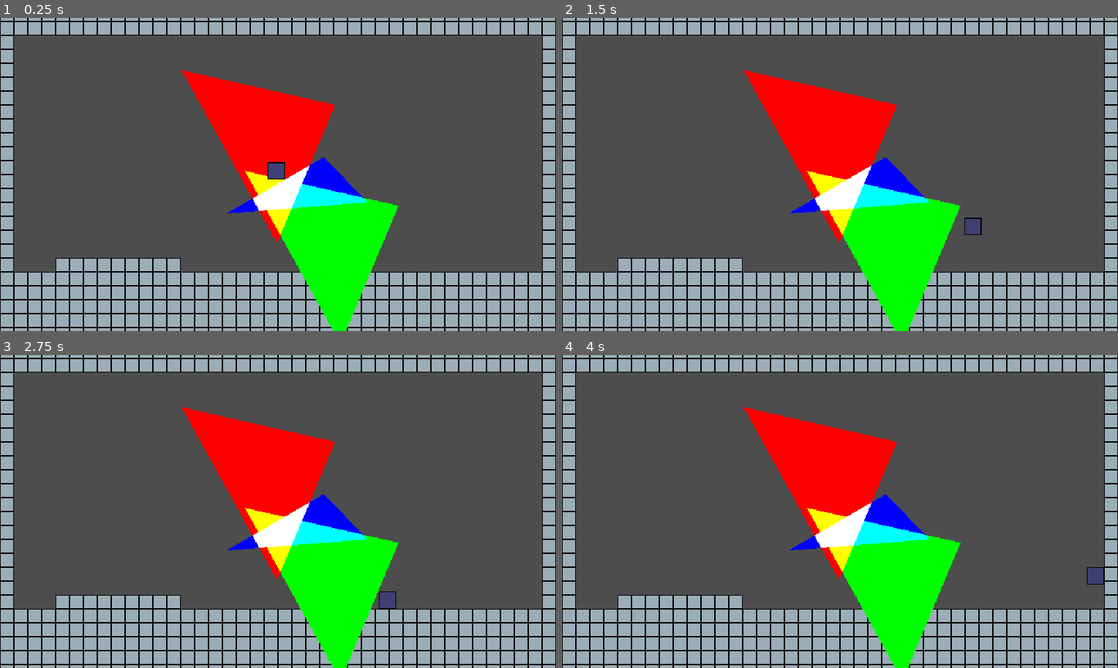
Above: before the commit, frames 1-4 (two rows, left to right).
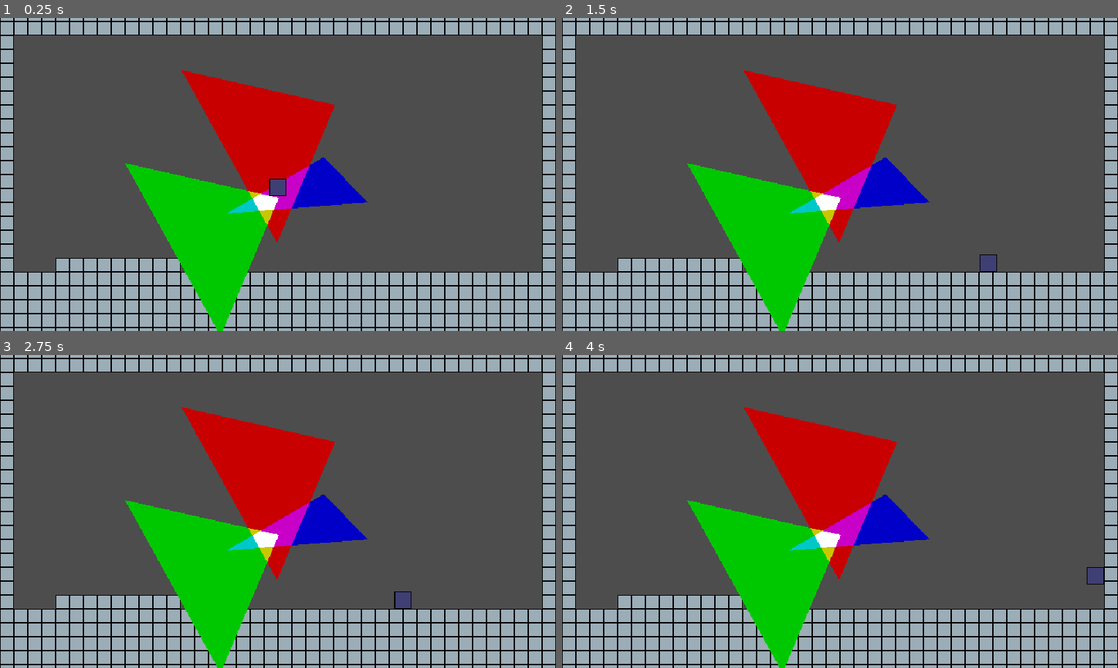
Above: after the commit, the same moments.

Repository: robotmaster/game-off-2026
Game: Godot game, scene res://scenes/room1.tscn
Same seed, same stepped clock (60 frames per second), same inputs: the game is played once before the commit and once after it.
Inputs:
- Up to frame 1 (0.25 s): no input
- Up to frame 2 (1.5 s): tap Enter at 0.5 s; hold Right (right) from 0.53 s (still down); tap Up (up) at 0.77 s
- Up to frame 3 (2.75 s): tap Up (up) at 1.52 s; release Right (right) at 2.03 s; hold Left (left) from 2.03 s (still down)
- Up to frame 4 (4 s): release Left (left) at 2.78 s; hold Right (right) from 2.78 s (still down); tap Up (up) at 3.02, 3.77 s

The runs differ from the first frame. In frame 1, 19% of the frame differs, in the area x 22-72%, y 16-100%; in frame 2, 20%, in the area x 22-79%, y 16-100%; in frame 3, 20%; in frame 4, 19%.

Commit message:
made support for 3 polygons

Diff:
--- a/game-off-2026/scenes/room1.tscn
+++ b/game-off-2026/scenes/room1.tscn
@@ -18,10 +18,11 @@
 	zoom = Vector2(1, 1)
 "
 
-[node name="Room1" type="Node2D" unique_id=1685634979 node_paths=PackedStringArray("color_1", "color_2", "intersection_static_body")]
+[node name="Room1" type="Node2D" unique_id=1685634979 node_paths=PackedStringArray("color_1_parent", "color_2_parent", "color_3_parent", "intersection_static_body")]
 script = ExtResource("1_5xnpp")
-color_1 = NodePath("Polygons/Red/Polygon2D")
-color_2 = NodePath("Polygons/Blue/Polygon2D2")
+color_1_parent = NodePath("Polygons/Red")
+color_2_parent = NodePath("Polygons/Blue")
+color_3_parent = NodePath("Polygons/Green")
 intersection_static_body = NodePath("IntersectionArea")
 
 [node name="Tiles" type="TileMapLayer" parent="." unique_id=235629107]
@@ -35,7 +36,7 @@
 [node name="Polygon2D" type="Polygon2D" parent="Polygons/Red" unique_id=248563557]
 material = SubResource("CanvasItemMaterial_actgu")
 position = Vector2(223, -63)
-color = Color(1, 0, 0, 1)
+color = Color(0.78431374, 0, 0, 1)
 polygon = PackedVector2Array(-334, -57, -224, 142, -157, -17)
 
 [node name="Blue" type="Node2D" parent="Polygons" unique_id=1709256072]
@@ -44,15 +45,15 @@
 material = SubResource("CanvasItemMaterial_277jj")
 position = Vector2(213, 16)
 scale = Vector2(1.2482759, 0.4488189)
-color = Color(0, 0, 1, 1)
+color = Color(0, 0, 0.78431374, 1)
 polygon = PackedVector2Array(-128.17679, -80.210526, -217.90056, 64.61404, -88, 36)
 
 [node name="Green" type="Node2D" parent="Polygons" unique_id=737133991]
 
 [node name="Polygon2D" type="Polygon2D" parent="Polygons/Green" unique_id=8596071]
 material = SubResource("CanvasItemMaterial_actgu")
-position = Vector2(296, 53)
-color = Color(0, 1, 0, 1)
+position = Vector2(158, 44)
+color = Color(0, 0.78431374, 0, 1)
 polygon = PackedVector2Array(-334, -57, -224, 142, -157, -17)
 
 [node name="IntersectionArea" type="StaticBody2D" parent="." unique_id=932035965]
--- a/game-off-2026/scripts/room.gd
+++ b/game-off-2026/scripts/room.gd
@@ -1,27 +1,57 @@
 extends Node2D
 
-@export var color_1 : Polygon2D
-@export var color_2 : Polygon2D
+@export var color_1_parent : Node2D
+@export var color_2_parent : Node2D
+@export var color_3_parent : Node2D
 
 @export var intersection_static_body : StaticBody2D
 
+var color_1_polygons : Array[Polygon2D]
+var color_2_polygons : Array[Polygon2D]
+var color_3_polygons : Array[Polygon2D]
+
 func _ready() -> void:
-	var polygon_1_global := color_1.global_transform * color_1.polygon
-	color_1.polygon = polygon_1_global
-	color_1.global_transform = Transform2D()
-	var polygon_2_global := color_2.global_transform * color_2.polygon
-	color_2.polygon = polygon_2_global
-	color_2.global_transform = Transform2D()
+	_get_children_polygons()
+
+	for polygon_2d : Polygon2D in color_1_polygons:
+		var polygon_global := polygon_2d.global_transform * polygon_2d.polygon
+		polygon_2d.polygon = polygon_global
+		polygon_2d.global_transform = Transform2D()
+
+	for polygon_2d : Polygon2D in color_2_polygons:
+		var polygon_global := polygon_2d.global_transform * polygon_2d.polygon
+		polygon_2d.polygon = polygon_global
+		polygon_2d.global_transform = Transform2D()
+
+	for polygon_2d : Polygon2D in color_3_polygons:
+		var polygon_global := polygon_2d.global_transform * polygon_2d.polygon
+		polygon_2d.polygon = polygon_global
+		polygon_2d.global_transform = Transform2D()
 
 	intersection_static_body.global_transform = Transform2D()
 	intersection_static_body.global_transform = Transform2D()
 
+func _get_children_polygons() -> void:
+	for child in color_1_parent.get_children():
+		assert(child is Polygon2D, "Child is not polygon2D")
+		color_1_polygons.append(child)
+
+	for child in color_2_parent.get_children():
+		assert(child is Polygon2D, "Child is not polygon2D")
+		color_2_polygons.append(child)
+
+	for child in color_3_parent.get_children():
+		assert(child is Polygon2D, "Child is not polygon2D")
+		color_3_polygons.append(child)
+
 func _physics_process(_delta: float) -> void:
 
-	var polygon_1_global := color_1.global_transform * color_1.polygon
-	var polygon_2_global := color_2.global_transform * color_2.polygon
+	#var polygon_1_global := color_1.global_transform * color_1.polygon
+	#var polygon_2_global := color_2.global_transform * color_2.polygon
 
-	var overlap := Geometry2D.intersect_polygons(polygon_1_global, polygon_2_global)
+	var overlap := _get_overlap_in_polygons()
+
+	#Geometry2D.intersect_polygons(polygon_1_global, polygon_2_global)
 
 	var children := intersection_static_body.get_children()
 	for child in children:
@@ -36,3 +66,17 @@
 		intersection_static_body.add_child(new_collision)
 
 	#intersection_polygon.polygon = intersection_polygon.global_transform.affine_inverse() * overlap[0]
+
+func _get_overlap_in_polygons() -> Array[PackedVector2Array]:
+	var overlap : Array[PackedVector2Array] = []
+
+	for polygon_1 in color_1_polygons:
+		for polygon_2 in color_2_polygons:
+			for polygon_3 in color_3_polygons:
+				var first_overlap := Geometry2D.intersect_polygons(polygon_1.polygon, polygon_2.polygon)
+				for overlap_polygon in first_overlap:
+					var all_overlap := Geometry2D.intersect_polygons(overlap_polygon, polygon_3.polygon)
+					for overlap_region in all_overlap:
+						overlap.append(overlap_region)
+
+	return overlap
